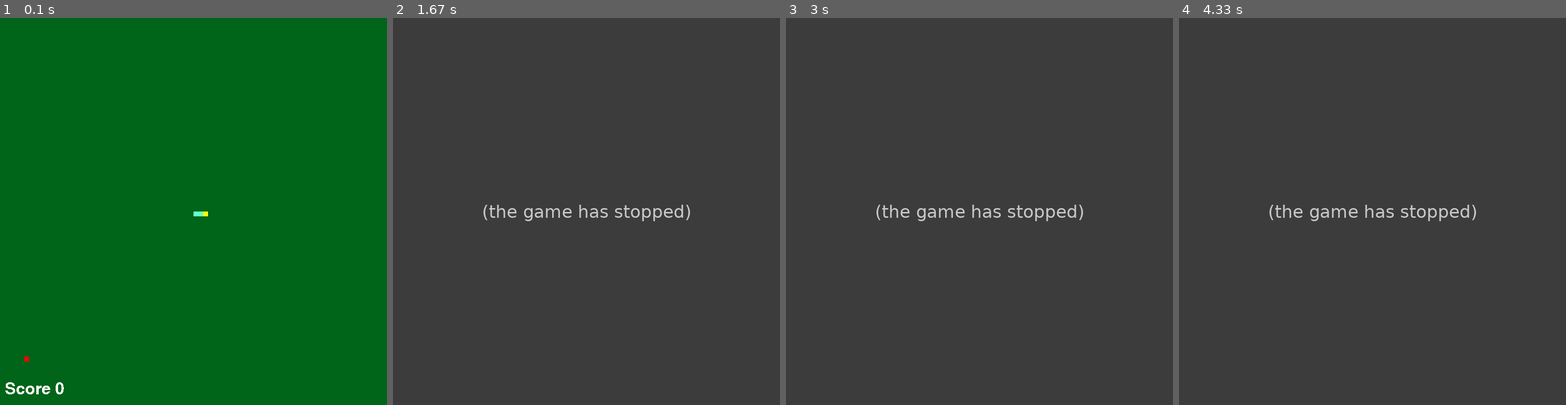
Above: before the commit, frames 1-4 (left to right).
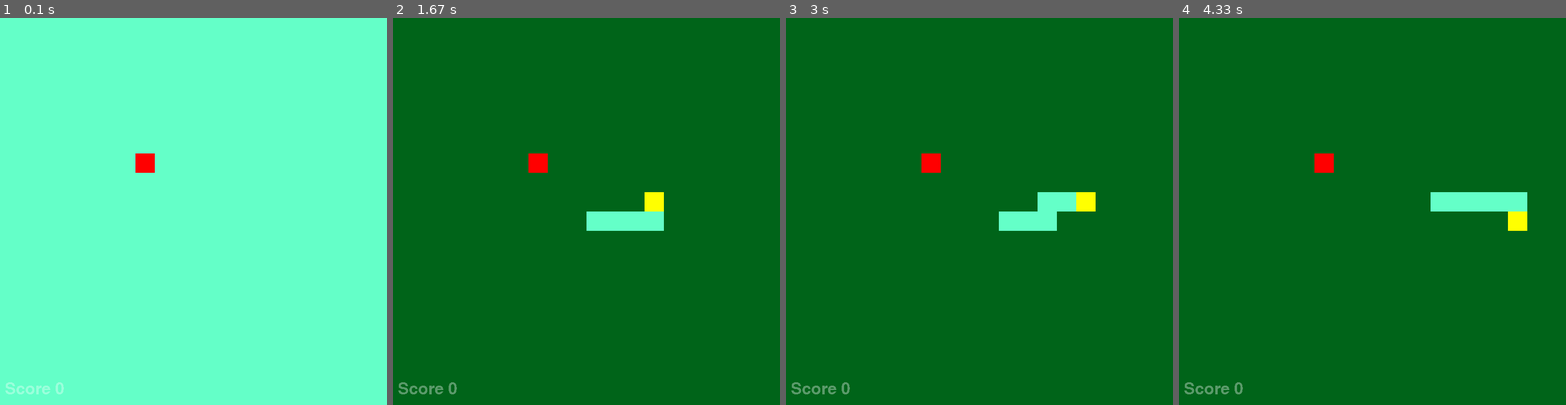
Above: after the commit, the same moments.

Repository: EsWees/MA-docs
Game: pygame game, started from Snake.py
Same seed, same stepped clock (60 frames per second), same inputs: the game is played once before the commit and once after it.
Inputs:
- Up to frame 1 (0.1 s): no input
- Up to frame 2 (1.67 s): tap Enter at 0.33 s; hold Up from 1.17 s (still down)
- Up to frame 3 (3 s): release Up at 1.77 s; hold Right 1.8-2.57 s
- Up to frame 4 (4.33 s): hold Down from 3.6 s (still down)

The runs differ from the first frame. In frame 1, 100% of the frame differs, in the area x 0-100%, y 0-100%; in frame 2, 100%; in frame 3, 100%; in frame 4, 100%.
Error before the commit: NameError: name 'snake' is not defined (Snake.py line 179); the game stopped at 1.2 s (later frames are placeholders)

Commit message:
Add code now

Diff:
--- a/Snake.py
+++ b/Snake.py
@@ -22,18 +22,16 @@
     QUIT,
 )
 
+# Argument parser
 parser = argparse.ArgumentParser(description='The Python Snake game')
 parser.add_argument('-a', '--auto', action='store_const', const=True, help='Try to play in auto mode')
-parser.add_argument('-d', '--dynamic', action='store_const', const=True, default=False, help='Set dynamic background')
-
 args = parser.parse_args()
 
-print(f'{args=}')
-
 # Define screen size
-FIELD_WIDTH = FIELD_HEIGHT = 80
+FIELD_WIDTH = FIELD_HEIGHT = 20
 SCREEN_WIDTH = SCREEN_HEIGHT = 800
 
+# Calculate one item of the game field
 FIELD_ITEM_WIDTH = int(SCREEN_WIDTH / FIELD_WIDTH)
 FIELD_ITEM_HEIGHT = int(SCREEN_HEIGHT / FIELD_HEIGHT)
 
@@ -41,17 +39,54 @@
 # for j in range(FIELD_HEIGHT):
 #     for i in range(FIELD_WIDTH):
 #         SCREEN_MAP[i][j] = 0
-SCREEN_MAP = [[0 for i in range(0, FIELD_WIDTH, 1)] for j in range(0, FIELD_HEIGHT, 1)]
+SCREEN_MAP = [[0 for i in range(0, FIELD_WIDTH)] for j in range(0, FIELD_HEIGHT)]
 
 # Set the screen
 screen = pygame.display.set_mode((SCREEN_WIDTH, SCREEN_HEIGHT))
 
+# Snake speed movement
 # Should be a Class or magic function
-SPEED = 0.05
-
-
-# Define a Snake object as a sprite
+SPEED = 0.5
+
+
+# Define an auto_move function
+def auto_move(future_step) -> tuple:
+    future_x, future_y = future_step
+    if SCREEN_MAP[future_x][future_y] > 1:
+        print(f"AM ==>> {SCREEN_MAP[future_x][future_y]=}")
+
+        if future_x >= 0 and SCREEN_MAP[future_x - 1][future_y] == 0:
+            print(f"LEFT")
+            return future_x - 1, future_y
+
+        if future_x < FIELD_WIDTH and SCREEN_MAP[future_x + 1][future_y] == 0:
+            print(f"RIGHT")
+            return future_x + 1, future_y
+
+        if future_y + 1 < FIELD_HEIGHT and SCREEN_MAP[future_x][future_y + 1] == 0:
+            print(f"UP")
+            return future_x, future_y + 1
+
+        if future_y - 1 >= 0 and SCREEN_MAP[future_x][future_y - 1] == 0:
+            print(f"DOWN")
+            return future_x, future_y - 1
+
+        if SCREEN_MAP[future_x][future_y] == 0:
+            print(f"What ? -_-")
+            return future_x, future_y
+
+    return future_x, future_y
+
+
 class Snake(pygame.sprite.Sprite):
+    """
+    The Snake class shows all of Snake characteristics like as:
+        color
+        rectangle
+        head position
+        length
+    """
+
     def __init__(self, x, y, length=5):
         super(Snake, self).__init__()
 
@@ -60,7 +95,7 @@
             FIELD_ITEM_HEIGHT
         ))
         self.rect = self.surf.get_rect()
-        self.color = (100, 255, 200) # Light blue
+        self.color = (100, 255, 200)  # Light blue
         self.surf.fill(self.color)
         self.x, self.y = x, y
         self.position = x, y
@@ -69,20 +104,10 @@
         self.movements = [self.move_right, self.move_left, self.move_up, self.move_down]
         self.move = choice(self.movements)
 
-        SCREEN_MAP[x][y] = self.length
-
     def step(self):
+        """ actually it's can be a wrapper """
         SCREEN_MAP[self.x][self.y] = self.length - 1
-        if args.auto:
-            try:
-                self.move()
-            except Exception as error:
-                print(f"Oops! {error.__class__.__name__}. {error=}")
-                self.auto_move()
-                pass
-        else:
-            self.move()
-
+        self.move()
         self.position = self.x, self.y
 
     def get_position(self):
@@ -124,23 +149,11 @@
             raise IndexError
         return self.x, self.y
 
-    def auto_move(self) -> tuple:
-        if self.x +1 < FIELD_HEIGHT and SCREEN_MAP[self.x + 1][self.y] < 1:
-            self.x += 1
-        elif 0 < self.x -1 and SCREEN_MAP[self.x - 1][self.y] > 1:
-            self.x -= 1
-        elif self.y +1 < FIELD_WIDTH and SCREEN_MAP[self.x][self.y + 1] > 1:
-            self.y += 1
-        elif 0 < self.y -1 and SCREEN_MAP[self.x][self.y - 1] < 1:
-            self.y -= 1
-        return self.x, self.y
-
-
-
-# Define a Dot object as a sprite
+
 class Dot(pygame.sprite.Sprite):
+    """ Dot object as a sprite """
+
     def __init__(self, x=None, y=None):
-        # I do not know what is the "super" object
         super(Dot, self).__init__()
 
         self.surf = pygame.Surface((
@@ -148,10 +161,11 @@
             FIELD_ITEM_HEIGHT
         ))
 
-        self.surf.fill((255, 0, 0))
+        self.surf.fill((255, 0, 0))  # red
         self.rect = self.surf.get_rect()
-        self.surf.set_alpha(255)
-
+        self.surf.set_alpha(255)  # clearly
+
+        # If some position was defined as a argument for the Dot class
         if x is not None is not y:
             SCREEN_MAP[x][y] = -1
         else:
@@ -166,8 +180,8 @@
 
 
 # Event handler
-def event_processing():
-    # process events
+def event_processing(snake):
+    # process keyboard events
     for event in pygame.event.get():
         # if key pressed
         if event.type == KEYDOWN and not args.auto:
@@ -192,6 +206,12 @@
     return True
 
 
+def show_score(snake):
+    font1 = pygame.font.Font(None, 50)
+    text1 = font1.render(f"Score {int(snake.length / 5 - 1)}", 0, (255, 255, 255))
+    text1.set_alpha(90)
+    screen.blit(text1, (10, SCREEN_HEIGHT - 50))
+
 def main():
     """
     the main function. The Snake game
@@ -199,18 +219,25 @@
     # Init pygame module
     pygame.init()
 
+    # Make one point on the Snake field
     point = pygame.Surface((
         FIELD_ITEM_WIDTH,
         FIELD_ITEM_HEIGHT
     ))
 
     # Setup Target
-    target = Dot()
+    target = Dot(7, 7)
 
     # Setup Snake
     snake = Snake(FIELD_WIDTH // 2, FIELD_HEIGHT // 2)
 
     def ai_move(tgt, snk) -> tuple:
+        """
+        Make a snake move to target
+        :param tgt: Target position. For ex.: (15, 19)
+        :param snk: Snake position. For ex.: (99, 40)
+        :return: Next Snake position close to Target
+        """
         tx, ty = tgt
         sx, sy = snk
         if tx > sx:
@@ -223,14 +250,13 @@
             return sx, sy - 1
 
     # main loop
-    while event_processing():
+    while event_processing(snake):
+        """ until event can be processed """
         if args.auto:
-            snake.x, snake.y = ai_move(target.position, snake.position)
-            if SCREEN_MAP[snake.x][snake.y] <= 0:
-                snake.position = snake.x, snake.y
-                SCREEN_MAP[snake.x][snake.y] = snake.length - 1
-            else:
-                raise EOFError
+            """ auto play is enabled """
+            SCREEN_MAP[snake.x][snake.y] = snake.length
+            snake.x, snake.y = auto_move(ai_move(target.position, snake.position))
+            snake.position = snake.x, snake.y
         else:
             snake.step()
 
@@ -246,28 +272,18 @@
 
         for i in range(0, FIELD_WIDTH):
             for j in range(0, FIELD_HEIGHT):
-                if args.dynamic:
-                    # Dynamic background
-                    point.fill((0, randint(90, 100), 20))
-                    screen.blit(point, [FIELD_ITEM_WIDTH * i, FIELD_ITEM_HEIGHT * j])
-                    # Draw the dot target if you using the Dynamic background
-                    if SCREEN_MAP[i][j] == -1:
-                        screen.blit(target.surf, target.get_position())
-
                 # Snake head
                 if (i, j) == snake.position:
-                    snake.surf.fill((255, 255, 0)) # Yellow
+                    snake.surf.fill((255, 255, 0))  # Yellow
                     screen.blit(snake.surf, snake.get_position())
 
                 # Snake tail control
                 if SCREEN_MAP[i][j] >= 0:
+                    SCREEN_MAP[i][j] -= 1
                     point.fill(snake.color)
                     screen.blit(point, [FIELD_ITEM_WIDTH * i, FIELD_ITEM_HEIGHT * j])
-                    SCREEN_MAP[i][j] -= 1
-
-        font1 = pygame.font.Font(None, 50)
-        text1 = font1.render(f"Score {int(snake.length / 5 - 1)}", 0, (255, 255, 255))
-        screen.blit(text1, (10, SCREEN_HEIGHT - 50))
+
+        show_score(snake)
 
         # Show the bitmap
         pygame.display.flip()
